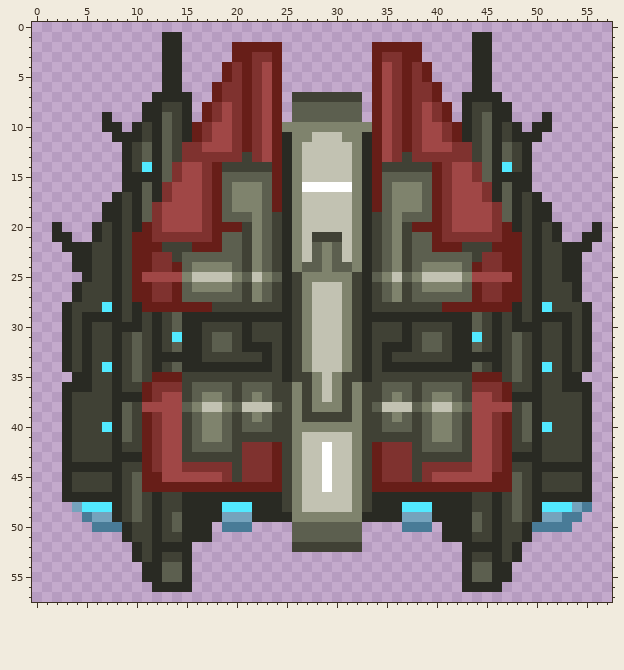
Two versions of one pixel-art sprite, imgs/enemy_ship.gif. Above is the file before it was changed.
The file is 58x58 pixels.
After the commit:
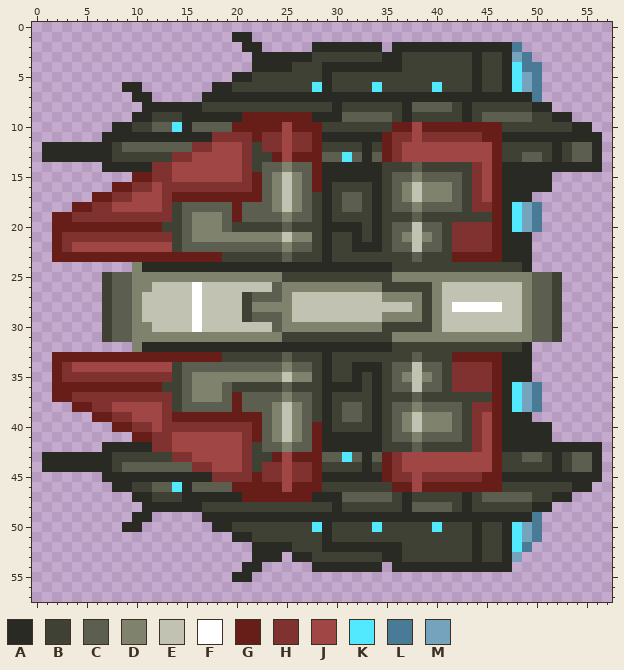
Palette (. is transparent): A #292a23  B #404135  C #5c5f4f  D #7f836d  E #c2c2b2  F #ffffff  G #671e18  H #7f322f  J #a04746  K #52e9ff  L #497b97  M #75a3bd
Edits made:
Changed rows in their new state; - is an unchanged pixel.
first column x 1:
 1 ------------..-----AA----------------------..-----------
 2 ------------..-----.AA..---AAAAAAA.AAAAAAAA--AAL--------
 3 ------------..-----..AAAAAABBBBBBBAABBBBBBB-BBAML-------
 4 ------------..----...AAAABBBAAAAAAAABBBBBBB-BBAKLL------
 5 ------------..----.AABBBBBBBABBBBBBBBBBBBBB-BBAKML------
 6 --------AA--..---AABBBBBBBBKABBBBKBBBBBKBBB-BBAKML------
 7 ---------AA....-AAAAAAAAAAAAAAAAAAAAAAAAAA----AAAL------
 8 ------------AA-ABBBBBBBBBBBBBABBBBBBACCCCB---BBBBAA-----
 9 ------.--A-BB--AAAAA-GG-GGGAAA--CCCBABBBBB---CCCCBBAA---
10 ------.-AB-C-K-CCCCG-GG-JGGGBBBBBBBG-JGGG-GGGG-BBBBBBAA-
11 ------A---A-AA-AAHH-HGHHJHHGAAAA-AG-HJHH-HHHGGA---AAAAAA
12 AAAAAAABCC-C-CC-H--JHBHHJHHGBBBB-BG-JJ---JJJJGB-BBBABCCA
13 AAAAAAABB-BBBH-JJJJJHBB-JGGGCCKC-CG-JJJJJJJJJGB-CCBABCCA
14 ------AA-AAHHJ--JJJJH-CCDCCGAAAA-A---C-BBBB-JGAA-AAAAAAA
15 --------.GGHHJ--JJJJHG-DE-CGAAAA-AB--D-CCCB-JG---AA-----
16 -------GGHHJ-HHH-HHHHG-DE-CGABBBBABC-EDDDCBHJGA--AA-----
17 -----GGHHJJJ-GGGG-GGGG-DE-CBABCCBABC-EDDDCBHJGA-A.------
18 ---GGHHJJJJJHBCCCC-GCC-DE-CBABCCBABCC--CCCBHHGAKML.-----
19 -GGHHHHHHHH-HBCDDD-G-C-CDCCBABBBBABBB-BBBBBBBGAKML.-----
20 -GGGGGGGGG-GBBCDDDCB-BB-CBBBAAAABABCCECCBHHHHGAKML..---.
21 -GHHHHHHHHH--BCDDDDDD-DDE-D-A-BABABCDEDCB----GAAA...--..
22 -GHJJJJJJJJJJ-CCCC--CC-CDCCBABBA-ABCCE-CBHHHH-AAA......-
23 -GGGGGGGG--GGGGGGGBB-BB-CBBBABBBB-BB--BBBGGGGGAAA.....--
24 ---......DAAAAAAAAAAAAAA-AAAAAAA-AAB-BBBBBBBBBBBA.....--
25 ----..-CCDDDDD-DDDD-DD-DB-BBBBB-BBBDD-DDDD-DDDDDDCC-..--
26 ---...-CCDDEEEEFEEEEEEECDD-DDD-DDDBB-BB-EEEEEEEEDCC-..--
27 ---...-CCDEEEEEFEEEE-C-CDEE---EEEED-DDBDEEEEEEEEDCC-..--
28 --....BCCDEEEEEFEEEE-DDDDEE---EEEEEEED-DEFFFFFEEDCC-...-
29 --....BCCDEEEEEFEEEEBCCCDEE---EEEEDDDDBDEEEEEEEEDCCB...-
30 --....-CCDDEEEEFEEEEEEECDD-DDD-DDD--B--DEEEEEEEEDCC-...-
31 --....-CCDDDDDDDDDDDDDDDB-BBBBB-B--DDDDDDDDDDDDDDCC-...-
32 --.......DA-AA--AAAA---A-AAAAAAA-A-BB-BB-BBB-B-BA......-
33 -GGGGGGGGGGGGGGGGG----B-C-BBABB-B-B--C---GGGGGAAA......-
34 -GHJJJJJJJJJJBCCCCCCCCCCDCCBABBA-ABCCECCBHHHHGAAA......-
35 -GHHHHHHHHHHHBCDDDDDDDDDEDDBAB-ABA-CDEDC-HHHH-AAA.....--
36 -GGGGGGGGG-GBBCDDD--BBB-CB-BAAAA-AB--E--BHH--GAKML.....-
37 -GGHHHHHHHH-HBCD---G-C-CDCCBAB-B-ABBBCBBBB-BBGAKML.....-
38 --.GGHHJJJ--HB-CCCCGCCCDE-CBABCC-ABCCDCCCCBHHGAKML.....-
39 --...GGHHJJJHGGGGGGGGG-DE-C-A-CC-ABCDED----H-GAAA......-
40 --.....GGHHJHHHHHHHHHG-DE-CGABBB-AB-DED----H-GAAA-A....-
41 --.......G--H-JJJJJJHGCDE-CGAAAAAA-CCD-CC--H-GAAA-A....-
42 --....A-AAA-H-JJJJJJ-BCCDCCGAAAAAABBBCBBBB-H-GAAA-AAAA-A
43 AA-AAAABBBBBBHHJJJJJ-BB-JGGGCCKCACG-JJJJJJJ--GBBCC-A-CCA
44 AA-----BCCCCCCC--JJJ-B-HJHHGBBBBABG-JJJJJJJ--GB--BB-BCCA
45 --....A-AAAAAAAAAH-H-G-HJHHGAAAAAAG--J-HHHHHG-AAA-AAAA-A
46 --.....-ABBCCKACCCC-----JGGGBBBB-BB--J--------BB-B---A--
47 --.......AAB--------GGGGGGGAAACCCCCB-BBBBB--CCC-CBB--..-
48 ---.......A-AA--BBBBBBBB-BBBBABB-BBBACCCCB---B-B--A....-
49 ----.....AA.....--AAA----AAAAAAA----AAA----AA-AAAL....--
50 -----...-A.......AABBBBBBBBKABBBBKBBBBBKBBBA-BAKM-...---
51 --------.........--AABBBBBBBABBBBBBBBBBBBBBA-BAKML------
52 ---------......------AAAA---AAAAAAAABBBBBBB-BBAKL-------
53 ---------......------AAA-AABBBBBBBAABBBBBBBA-BAM--------
54 ----------.....-----AA-----AAAAAAA-AAAAAAA-AA-----------
55 ----------.....----AA---------------------.....---------
56 -----------....---------------------------....----------
